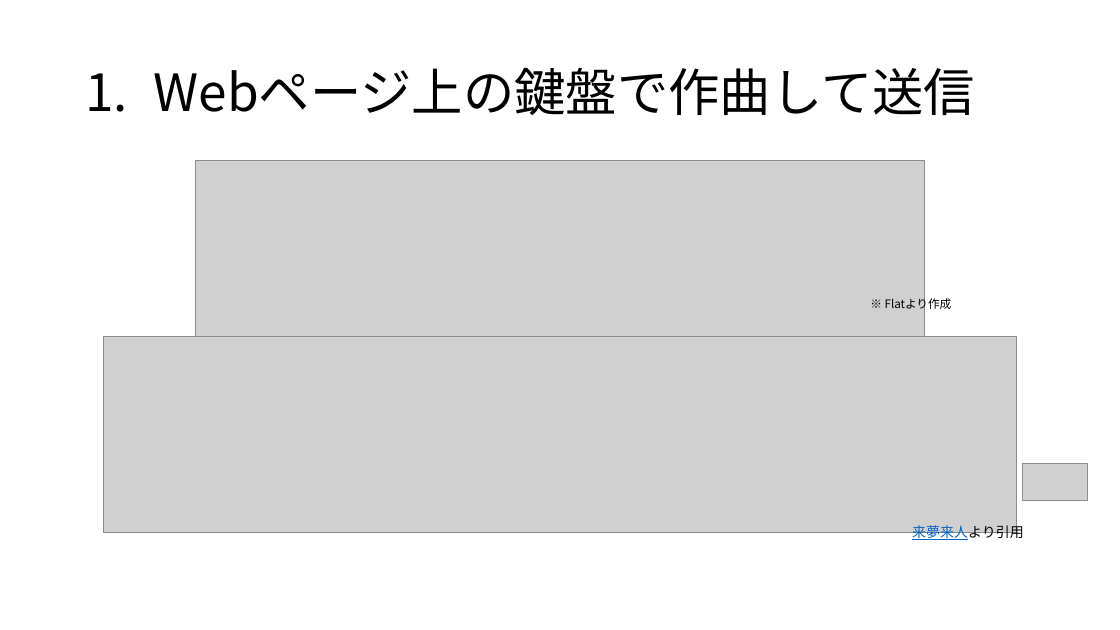
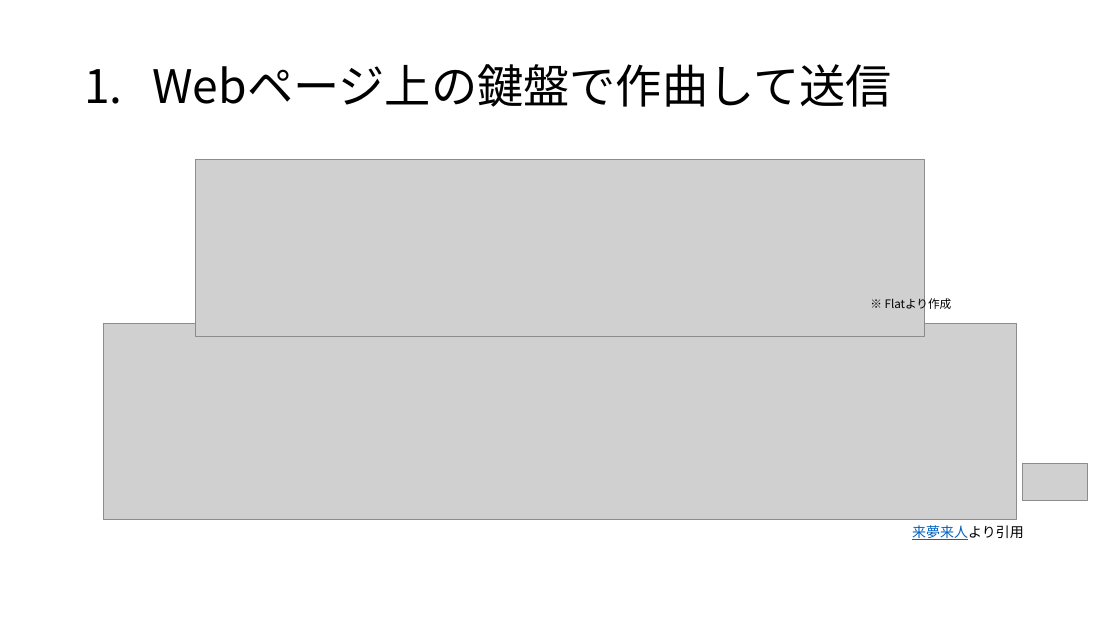
Before and after one commit to yoshitake266/bitComposer_prj, a slide deck: slide 5 of presentation/bit Composer.pptx (slide 6 before the commit). Drawn at 1120x630 pixels with LibreOffice and Linux fonts; fonts in the diff are those of the drawing; grey boxes stand for pictures. Boxes give left, top, right and bottom in pixels: in the first picture for what was removed or moved away, otherwise in the second. Text is boxed around its words. In the diff, an @@ line names an element or a change of style, - is before the commit and + after.

```diff
--- a/presentation/bit Composer.pptx
+++ b/presentation/bit Composer.pptx
@@ title "Webページ上の鍵盤で作曲して送信" at [152, 64, 891, 107]: size 44 to 39.6 pt @@
@@ picture: place and size @@
-picture at [103, 336, 1017, 532]
+picture at [103, 323, 1017, 519]
```
Also in this commit, not shown: 4 other slides changed, 4 slides removed.
